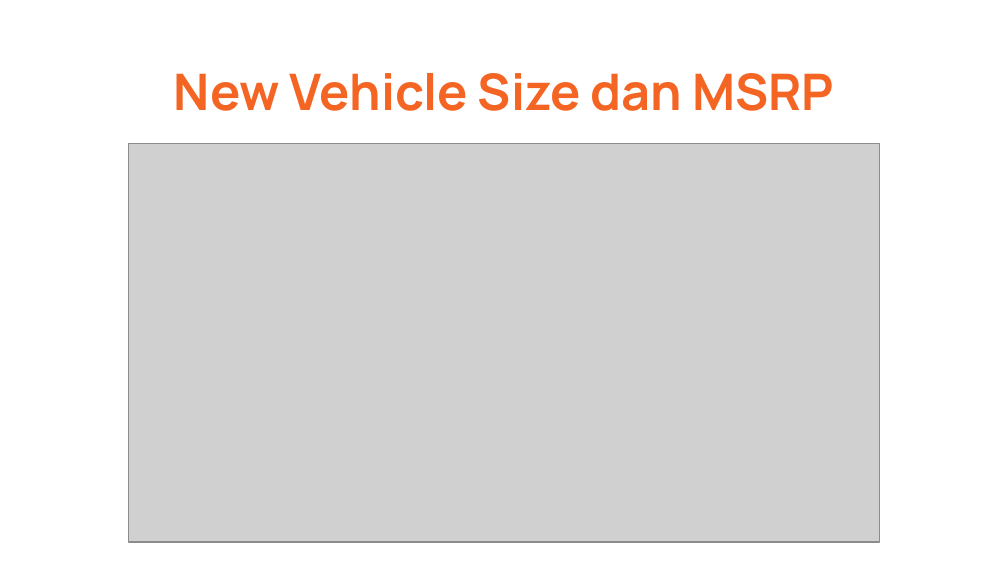
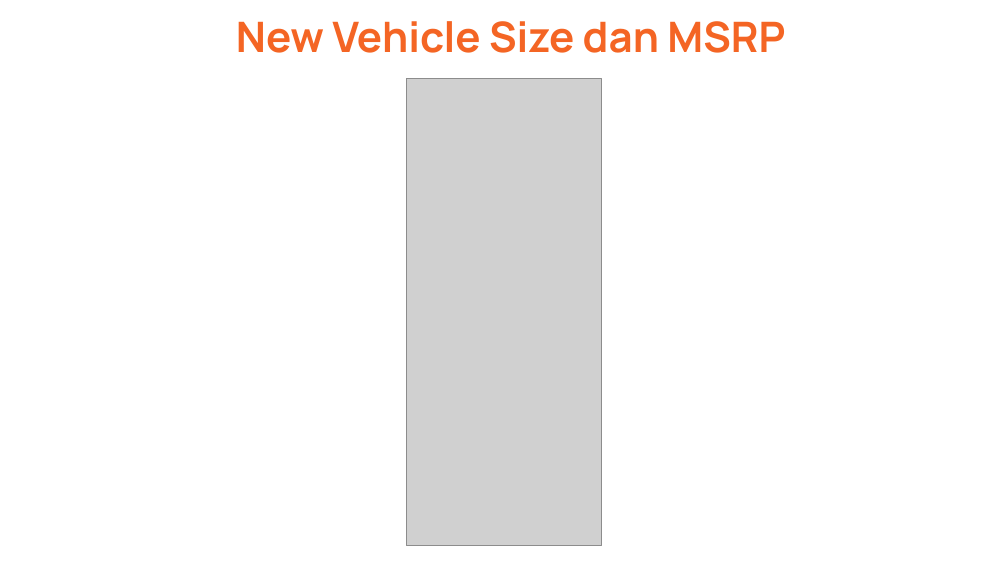
Before and after one commit to vierifath/TugasKK_B_Kelompok2, a slide deck: slide 18 of TugasMingguKe-4/decisiontree.ppt.pptx (slide 19 before the commit). Drawn at 1008x567 pixels with LibreOffice and Linux fonts; fonts in the diff are those of the drawing; grey boxes stand for pictures. Boxes give left, top, right and bottom in pixels: in the first picture for what was removed or moved away, otherwise in the second. Text is boxed around its words. In the diff, an @@ line names an element or a change of style, - is before the commit and + after.

```diff
--- a/TugasMingguKe-4/decisiontree.ppt.pptx
+++ b/TugasMingguKe-4/decisiontree.ppt.pptx
@@ title "New Vehicle Size dan MSRP": place and size @@
-title "New Vehicle Size dan MSRP" at [174,73,834,111]
+title "New Vehicle Size dan MSRP" at [236,21,785,53]
@@ title "New Vehicle Size dan MSRP" at [236,21,785,53]: size 36 to 30 pt @@
@@ picture added at [406,79,602,546] @@
@@ picture removed at [129,143,880,541] @@
```
Also in this commit, not shown: 18 other slides changed, 1 slide added, 6 slides removed.
